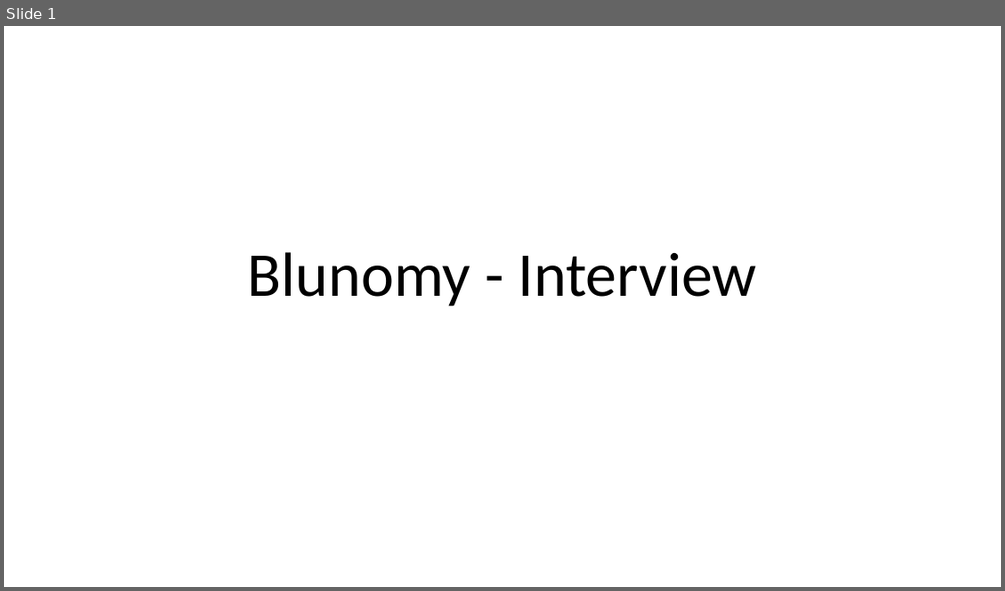
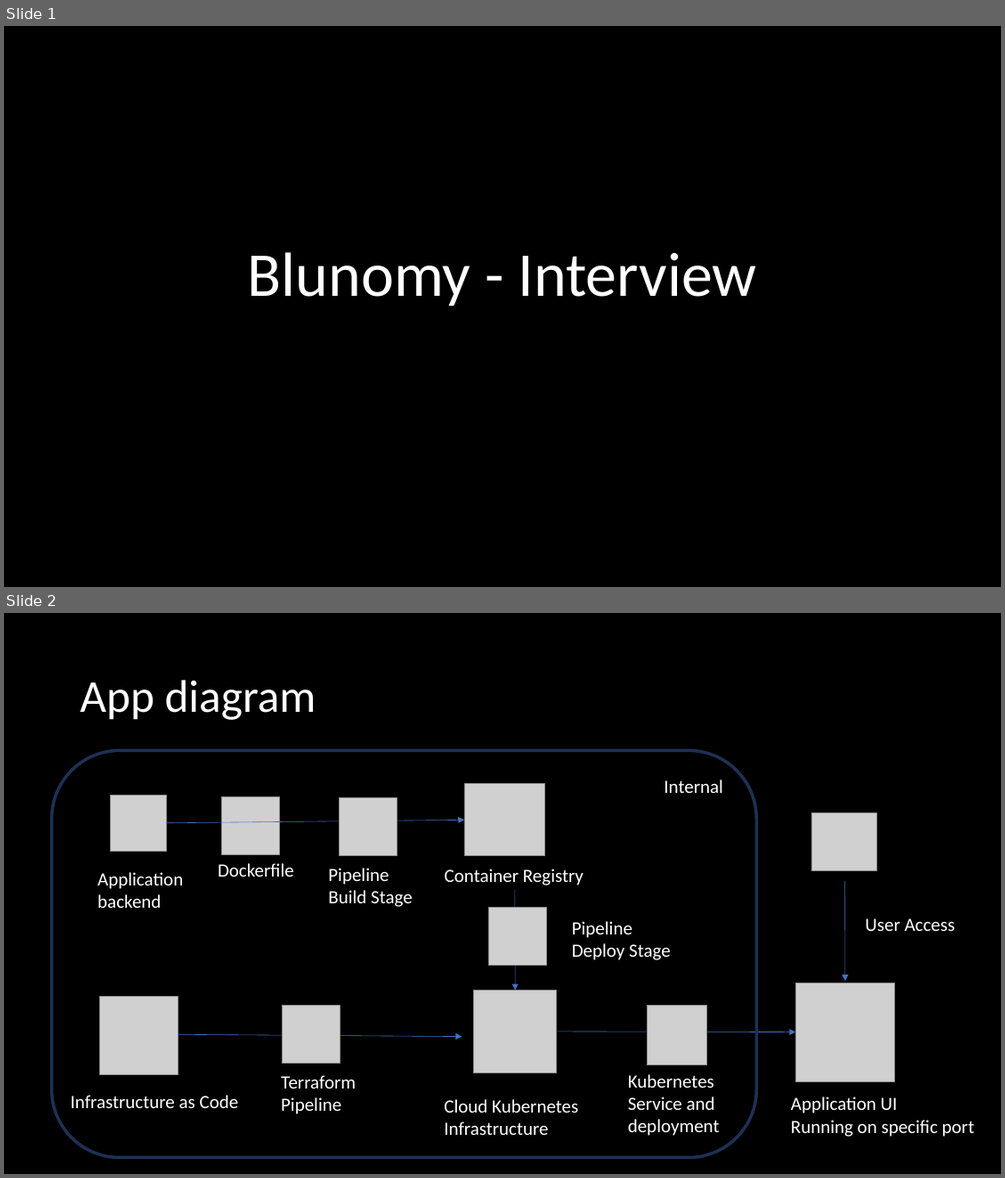
Before and after one commit to clementchane/blunomy, a slide deck: blunomy.pptx. Shown one above the other, each under a label of ours: slide 1 before the commit, slides 1 and 2 after it. The pictures are 1005x591 and 1005x1178 pixels, drawn with LibreOffice and Linux fonts; fonts in the diff are those of the drawing; grey boxes stand for pictures. Boxes give left, top, right and bottom in pixels: in the first picture for what was removed or moved away, otherwise in the second. Text is boxed around its words. In the diff, an @@ line names an element or a change of style, - is before the commit and + after.

```diff
--- a/blunomy.pptx
+++ b/blunomy.pptx
@@ slide 2 added at box(4, 613, 1001, 1174), background #000000 @@
@@ title added at box(80, 680, 316, 720), 44 pt, text #FFFFFF @@
+App diagram
@@ rounded rectangle added at box(52, 751, 756, 1158), outline #1E3256 3 pt @@
@@ picture added at box(110, 795, 166, 851) @@
@@ picture added at box(222, 797, 279, 854) @@
@@ picture added at box(339, 798, 396, 855) @@
@@ picture added at box(465, 784, 545, 856) @@
@@ text added at box(663, 779, 723, 793), 18 pt, text #FFFFFF @@
+Internal
@@ arrow added from (166, 823) to (465, 820), #4472C4 0.5 pt @@
@@ picture added at box(811, 812, 877, 870) @@
@@ text added at box(97, 872, 183, 908), 18 pt, text #FFFFFF @@
+Application backend
@@ text added at box(218, 863, 294, 876), 18 pt, text #FFFFFF @@
+Dockerfile
@@ text added at box(328, 868, 413, 907), 18 pt, text #FFFFFF @@
+Pipeline
+Build Stage
@@ text added at box(445, 868, 583, 885), 18 pt, text #FFFFFF @@
+Container Registry
@@ arrow added from (515, 890) to (516, 989), #4472C4 0.5 pt @@
@@ arrow added from (845, 881) to (845, 981), #4472C4 0.5 pt @@
@@ picture added at box(488, 908, 546, 965) @@
@@ text added at box(572, 921, 671, 960), 18 pt, text #FFFFFF @@
+Pipeline
+Deploy Stage
@@ text added at box(865, 918, 955, 931), 18 pt, text #FFFFFF @@
+User Access
@@ picture added at box(796, 982, 895, 1081) @@
@@ picture added at box(100, 997, 178, 1074) @@
@@ picture added at box(283, 1005, 340, 1063) @@
@@ picture added at box(474, 989, 557, 1072) @@
@@ picture added at box(647, 1005, 707, 1064) @@
@@ arrow added from (178, 1034) to (461, 1037), #4472C4 0.5 pt @@
@@ arrow added from (557, 1031) to (796, 1032), #4472C4 0.5 pt @@
@@ text added at box(281, 1075, 356, 1114), 18 pt, text #FFFFFF @@
+Terraform
+Pipeline
@@ text added at box(628, 1074, 720, 1135), 18 pt, text #FFFFFF @@
+Kubernetes Service and deployment
@@ text added at box(71, 1094, 239, 1108), 18 pt, text #FFFFFF @@
+Infrastructure as Code
@@ text added at box(444, 1099, 578, 1135), 18 pt, text #FFFFFF @@
+Cloud Kubernetes Infrastructure
@@ text added at box(791, 1096, 974, 1136), 18 pt, text #FFFFFF @@
+Application UI
+Running on specific port
@@ slide 1 changed as well @@
@@ background #FFFFFF to #000000 @@
@@ title "Blunomy - Interview" at box(248, 252, 756, 306): text colour #000000 to #FFFFFF @@
```
Also in this commit, not shown: 3 other slides changed, 1 slide removed, 2 other files.
